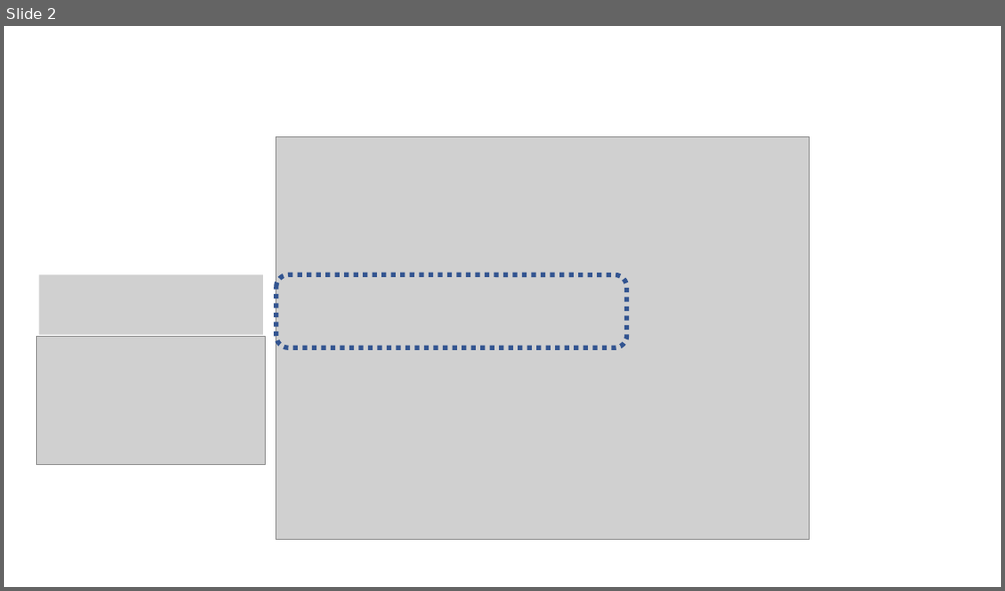
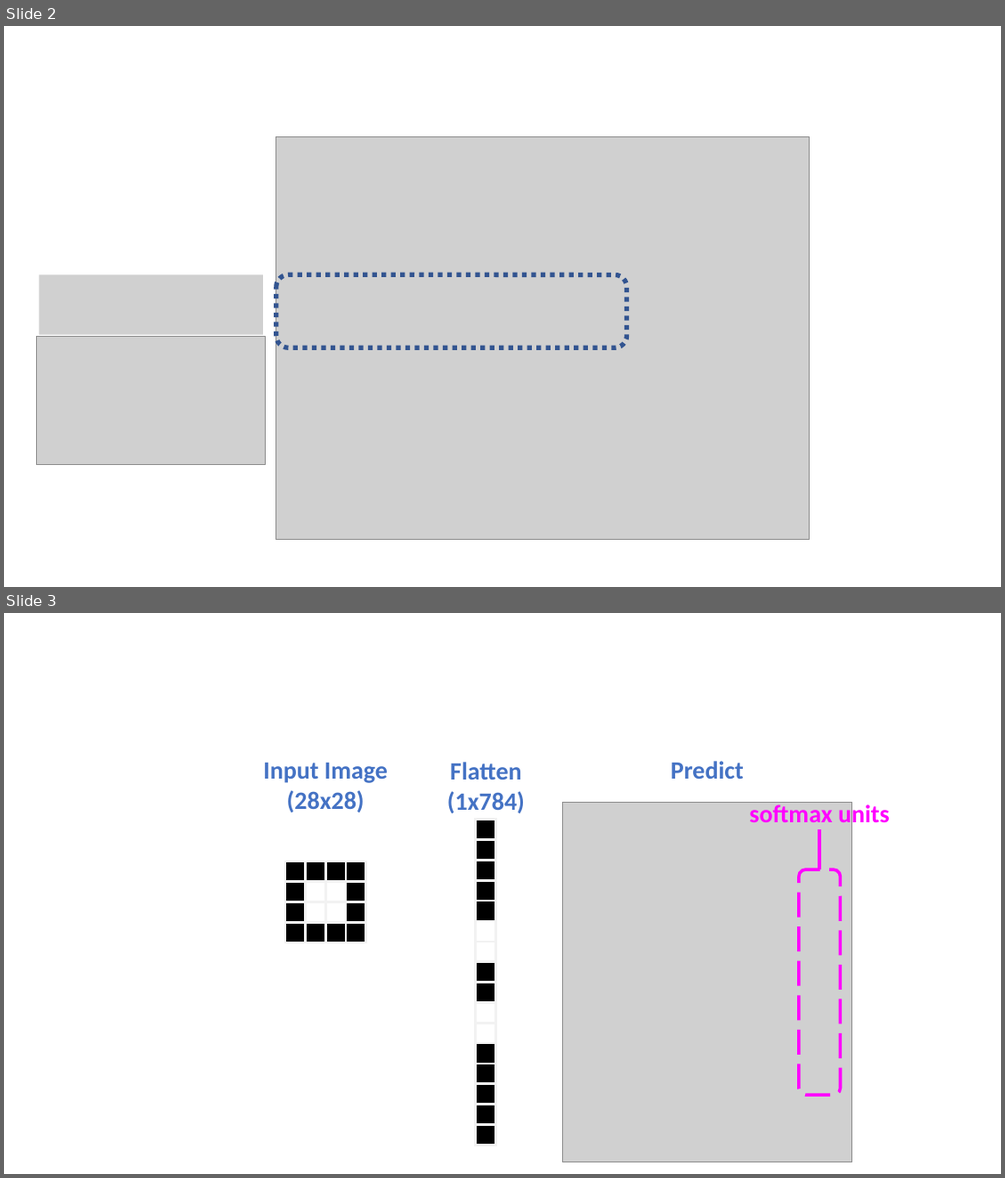
Before and after one commit to KISRDevelopment/nn_course, a slide deck: graphics.pptx. Shown one above the other, each under a label of ours: slide 2 before the commit, slides 2 and 3 after it. The pictures are 1005x591 and 1005x1178 pixels, drawn with LibreOffice and Linux fonts; fonts in the diff are those of the drawing; grey boxes stand for pictures. Boxes give left, top, right and bottom in pixels: in the first picture for what was removed or moved away, otherwise in the second. Text is boxed around its words. In the diff, an @@ line names an element or a change of style, - is before the commit and + after.

```diff
--- a/graphics.pptx
+++ b/graphics.pptx
@@ slide 3 added at [4,613,1001,1174], background #FFFFFF @@
@@ text added at [263,763,388,812], 24 pt, text #4472C4, bold @@
+Input Image
+(28x28)
@@ text added at [447,762,525,813], 24 pt, text #4472C4, bold @@
+Flatten
+(1x784)
@@ text added at [671,761,744,779], 24 pt, text #4472C4, bold @@
+Predict
@@ group added at [475,819,495,1144]: 16 rectangles @@
@@ picture added at [563,803,851,1162] @@
@@ text added at [749,802,890,828], 24 pt, text #FF00FF, bold @@
+softmax units
@@ line added from (820, 829) to (820, 869), #FF00FF 3 pt @@
@@ rounded rectangle added at [799,869,841,1094], outline #FF00FF 3 pt dashed @@
@@ group added at [285,861,366,942]: 16 rectangles @@
```
Also in this commit, not shown: 1 other slide added, 10 other files.
